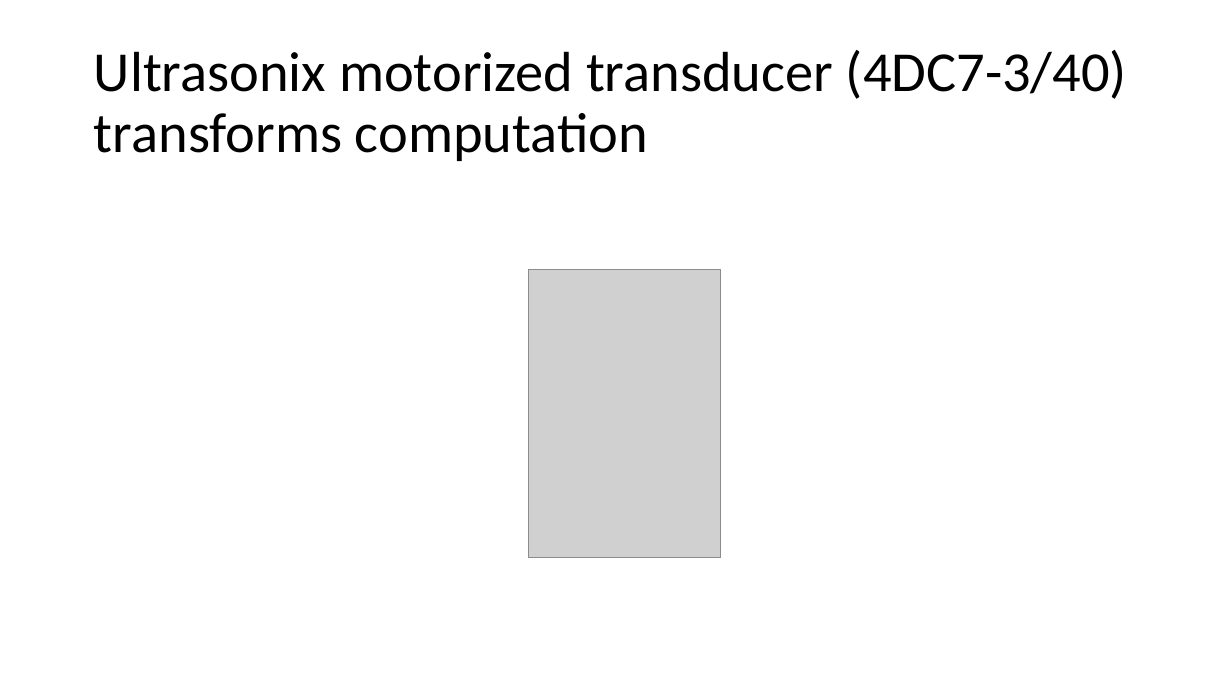
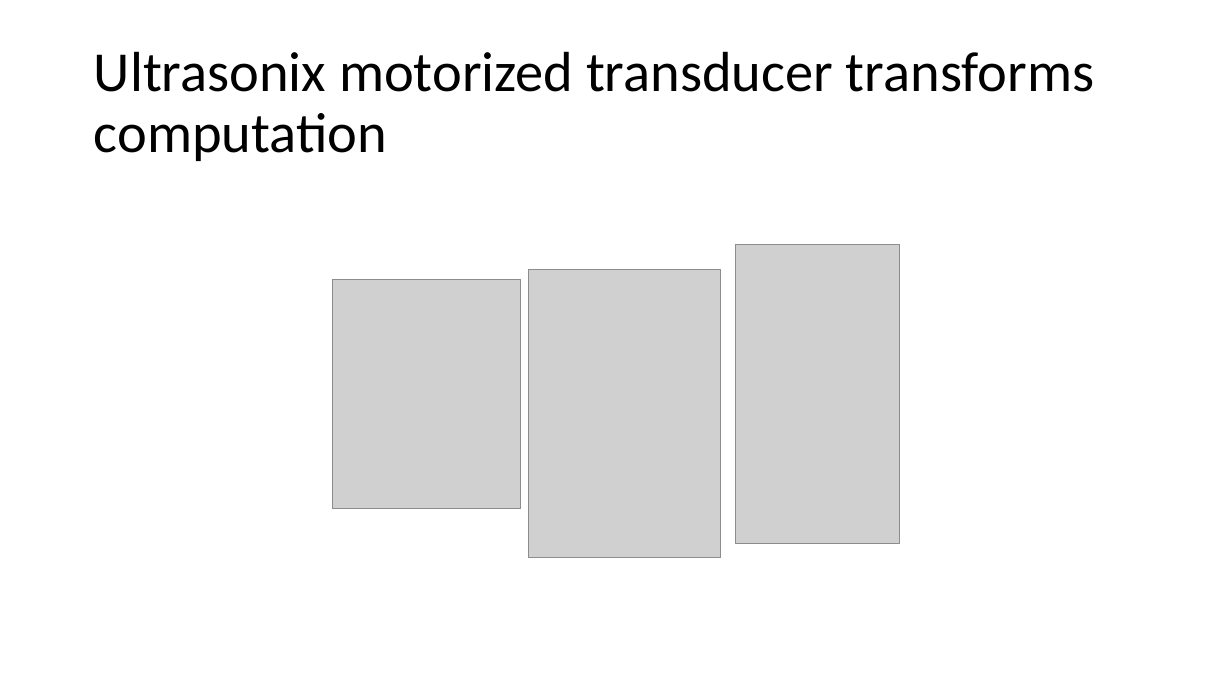
Before and after one commit to PlusToolkit/PlusDoc, a slide deck: slide 1 of tutorials/MotorizedTransducerTransformsComputation.pptx. Drawn at 1232x693 pixels with LibreOffice and Linux fonts; fonts in the diff are those of the drawing; grey boxes stand for pictures. Boxes give left, top, right and bottom in pixels: in the first picture for what was removed or moved away, otherwise in the second. Text is boxed around its words. In the diff, an @@ line names an element or a change of style, - is before the commit and + after.

Commit message:
re #893: Updated probe information (probably the numbers are valid for the linear motorized probe)

```diff
--- a/tutorials/MotorizedTransducerTransformsComputation.pptx
+++ b/tutorials/MotorizedTransducerTransformsComputation.pptx
@@ title at (94,51,1094,161): text changed @@
-Ultrasonix motorized transducer (4DC7-3/40) transforms computation
+Ultrasonix motorized transducer transforms computation
@@ picture added at (736,245,899,544) @@
@@ picture added at (332,279,520,508) @@
```
